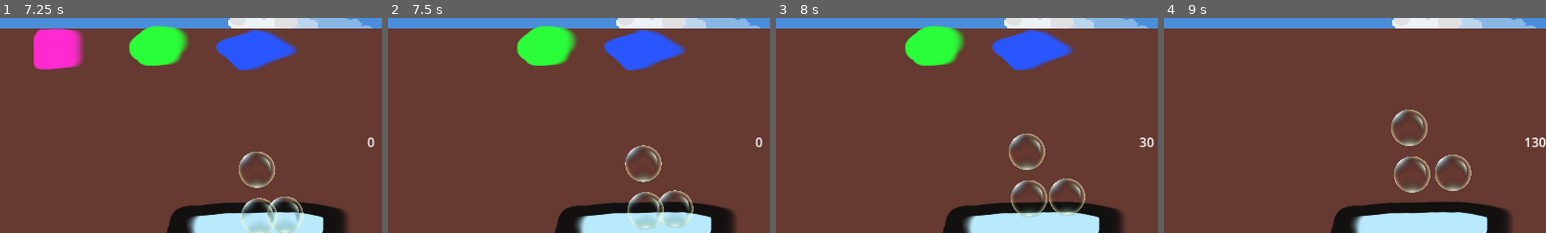
Above: before the commit, frames 1-4 (left to right).
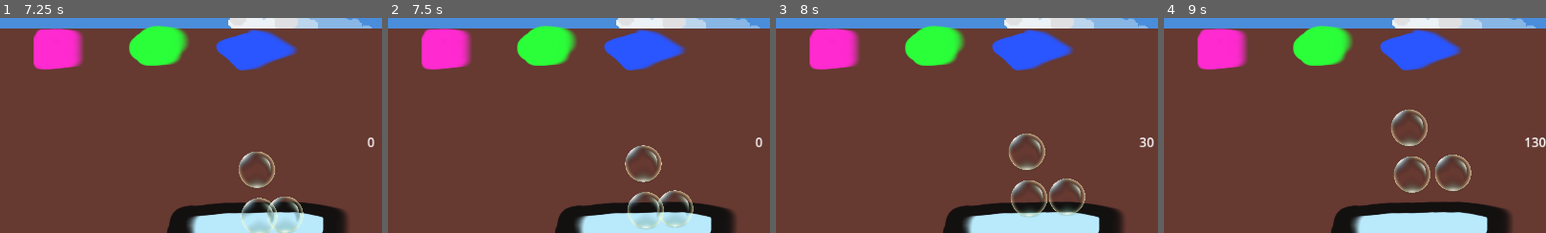
Above: after the commit, the same moments.

Repository: jackfruitgames/ahirutochi
Game: Godot game, scene res://scenes/MainMenu/main_menu.tscn
Same seed, same stepped clock (60 frames per second), same inputs: the game is played once before the commit and once after it.
Inputs (mouse positions are % of the whole screen's width and height, from its top left):
- Up to frame 1 (7.25 s): click "Start the game" at 0.5 s; click "Hit the enemy (tmp)" at 1.25 s; click (32, 65) at 2 s; click "Fill Tank (tmp)" at 2.75 s; click (35, 62) at 3.5 s; click "Hit the enemy (tmp)" at 4.25 s; click (36, 62) at 5.02 s; click "Hit the enemy (tmp)" at 5.75 s; click "Fill Tank (tmp)" at 6.5 s
- Up to frame 2 (7.5 s): move the mouse to (9, 23) at 7.27 s; click (9, 23) at 7.35 s
- Up to frame 3 (8 s): no input
- Up to frame 4 (9 s): move the mouse to (22, 23) at 8.02 s; click (22, 23) at 8.1 s; move the mouse to (35, 23) at 8.77 s; click (35, 23) at 8.85 s
The pictures show only the part of the screen within x 1-51%, y 18-68%; the shares and areas given below are measured in that part.

Frame 1 is identical in both runs. In frame 2, 2.3% of the frame differs, in the area x 8-22%, y 4-24%; in frame 3, 2.3%; in frame 4, 7.3%, in the area x 8-78%, y 3-25%.

Commit message:
Signal signals form ingredients

Diff:
--- a/scenes/Shelf/ingredient.gd
+++ b/scenes/Shelf/ingredient.gd
@@ -1,23 +1,17 @@
 extends Node2D
 
+signal ingredient_used
+signal ingredient_selected
 
-# Called when the node enters the scene tree for the first time.
-func _ready() -> void:
-	pass # Replace with function body.
-
-# Called every frame. 'delta' is the elapsed time since the previous frame.
-func _process(delta: float) -> void:
-	pass
-
-var ingredient: Enums.INGREDIENT
+var ingredient: String
 var selected = false
 var start_position = Vector2()
 var pot_position
 
 func set_type(type: Enums.INGREDIENT):
 	var sprite = $Ingredient
-	ingredient = type
-	sprite.texture = load("res://assets/img/scribbles/%s.png" % Enums.INGREDIENT.keys()[type])
+	ingredient = Enums.INGREDIENT.keys()[type]
+	sprite.texture = load("res://assets/img/scribbles/%s.png" % ingredient)
 
 func set_start_position(_position: Vector2):
 	start_position = _position
@@ -30,6 +24,7 @@
 	if Input.is_action_just_pressed("ClickOnShelfItem"):
 		GameState.is_hand_full = true
 		selected = true
+		ingredient_selected.emit(ingredient, start_position)
 
 	if selected and event is InputEventMouseButton:
 		if event.button_index == MOUSE_BUTTON_LEFT and not event.pressed:
@@ -54,9 +49,9 @@
 
 		var pot = area.get_parent()
 		pot_position = pot.global_position
-		#reset_position()
 
-		pot.add_ingredient(ingredient)
+		pot.add_ingredient(Enums.INGREDIENT.get(ingredient))
+		ingredient_used.emit(ingredient)
 
 func use():
 	"""
--- a/scenes/Shelf/shelf.gd
+++ b/scenes/Shelf/shelf.gd
@@ -1,18 +1,29 @@
 extends Node2D
 
+signal ingredient_used
+
 var IngredientScene = preload("res://scenes/Shelf/ingredient.tscn")
+
+func _add_ingredient(ingredient_type: String, _position: Vector2):
+	var ingredient = IngredientScene.instantiate()
+	ingredient.set_start_position(_position)
+	ingredient.set_type(Enums.INGREDIENT[ingredient_type])
+
+	ingredient.ingredient_used.connect(_on_ingredient_used)
+	ingredient.ingredient_selected.connect(_add_ingredient)
+
+	add_child(ingredient)
+
 
 # Called when the node enters the scene tree for the first time.
 func _ready() -> void:
 	var index = 0
-	for ingredient_type in Enums.INGREDIENT:
-		var ingredient = IngredientScene.instantiate()
-		ingredient.set_start_position(Vector2(250 * index, 10))
-		ingredient.set_type(Enums.INGREDIENT[ingredient_type])
-
-		add_child(ingredient)
+	for ingredient_type in Enums.INGREDIENT.keys():
+		_add_ingredient(ingredient_type, Vector2(250 * index, 10))
 		index += 1
 
+func _on_ingredient_used(ingredient: Enums.INGREDIENT):
+	ingredient_used.emit(ingredient)
 
 # Called every frame. 'delta' is the elapsed time since the previous frame.
 func _process(delta: float) -> void:
